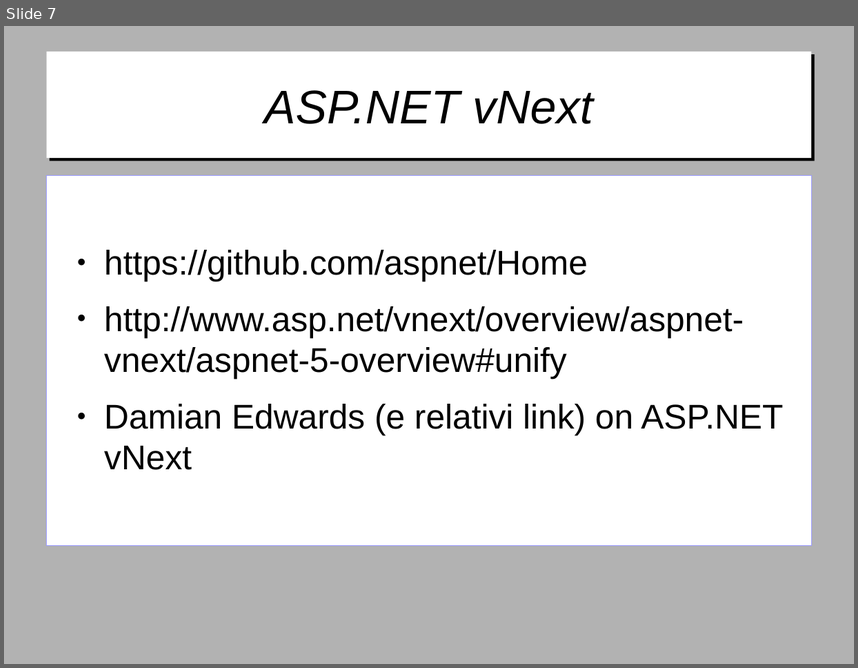
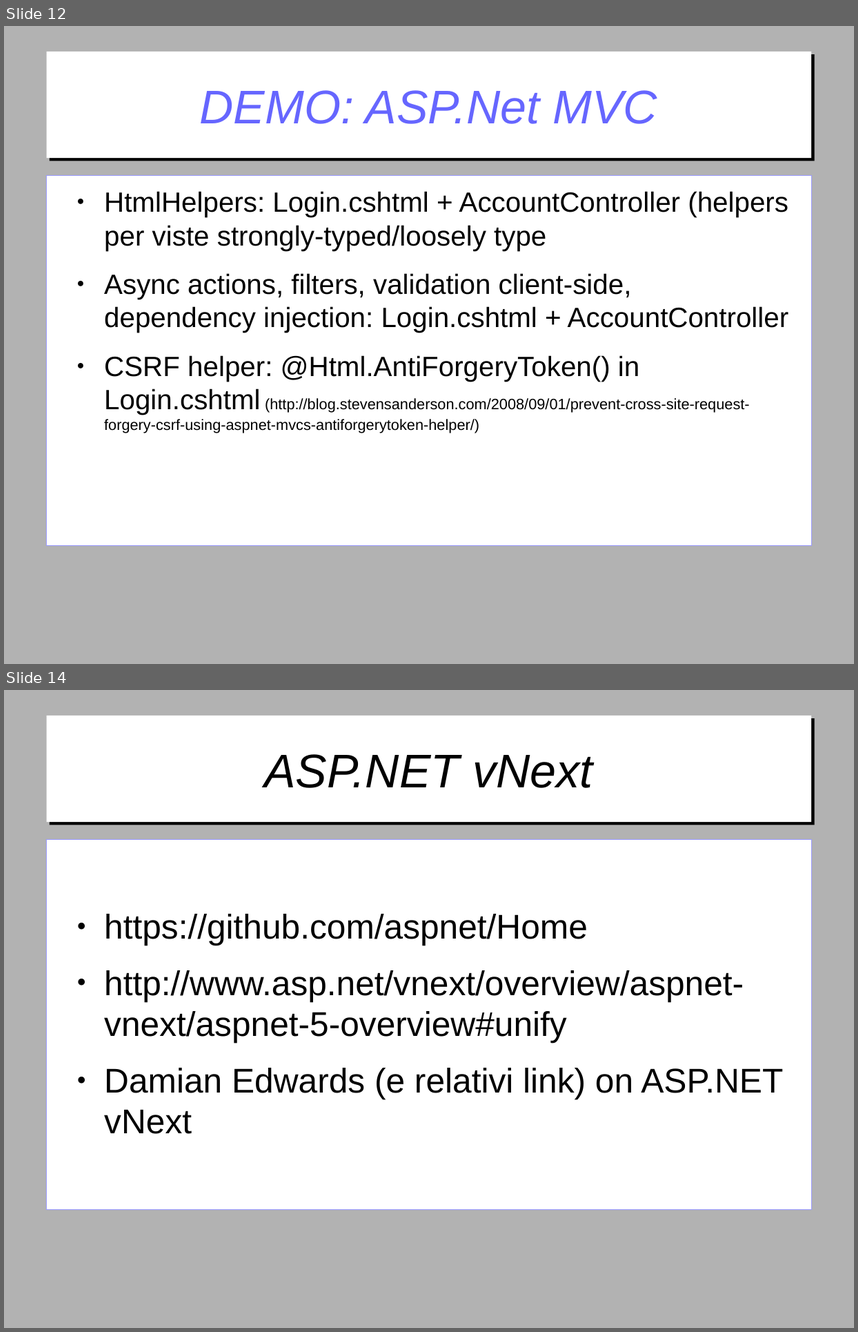
Before and after one commit to gitfer/ARXCourse, a slide deck: ARXCourse.odp. Shown one above the other, each under a label of ours: slide 7 before the commit, slides 12 and 14 after it; the slides between them are not shown. The pictures are 858x668 and 858x1332 pixels, drawn with LibreOffice and Linux fonts; fonts in the diff are those of the drawing; background and template pictures are left out. Boxes give left, top, right and bottom in pixels: in the first picture for what was removed or moved away, otherwise in the second. Text is boxed around its words. In the diff, an @@ line names an element or a change of style, - is before the commit and + after.

Commit message:
Demo MVC, slides e minor changes per RazorDemo

```diff
--- a/ARXCourse.odp
+++ b/ARXCourse.odp
@@ slide 12 added at bbox=[4, 26, 854, 664], background #B2B2B2 @@
@@ title added at bbox=[46, 52, 812, 158], fill #FFFFFF, 44 pt, text #6666FF, italic @@
+DEMO: ASP.Net MVC
@@ text added at bbox=[46, 175, 812, 544], fill #FFFFFF, outline #9999FF 0 pt, 26 pt, text #000000 @@
+● HtmlHelpers: Login.cshtml + AccountController (helpers per viste strongly-typed/loosely type
+● Async actions, filters, validation client-side, dependency injection: Login.cshtml + AccountController
+● CSRF helper: @Html.AntiForgeryToken() in Login.cshtml (http://blog.stevensanderson.com/2008/09/01/prevent-cross-site-request-forgery-csrf-using-aspnet-mvcs-antiforgerytoken-helper/)
@@ what was slide 7 is now slide 14 @@
```
Also in this commit, not shown: 6 other slides added, 2 other files.
